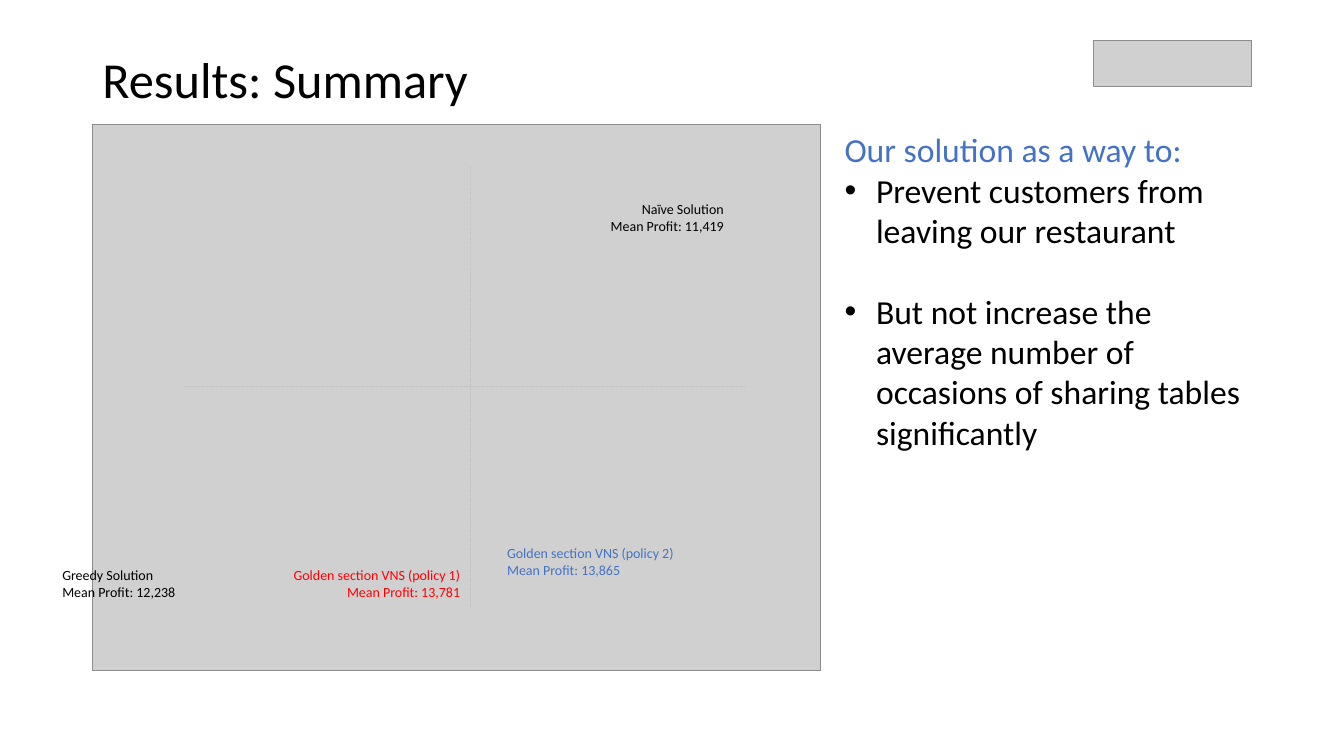
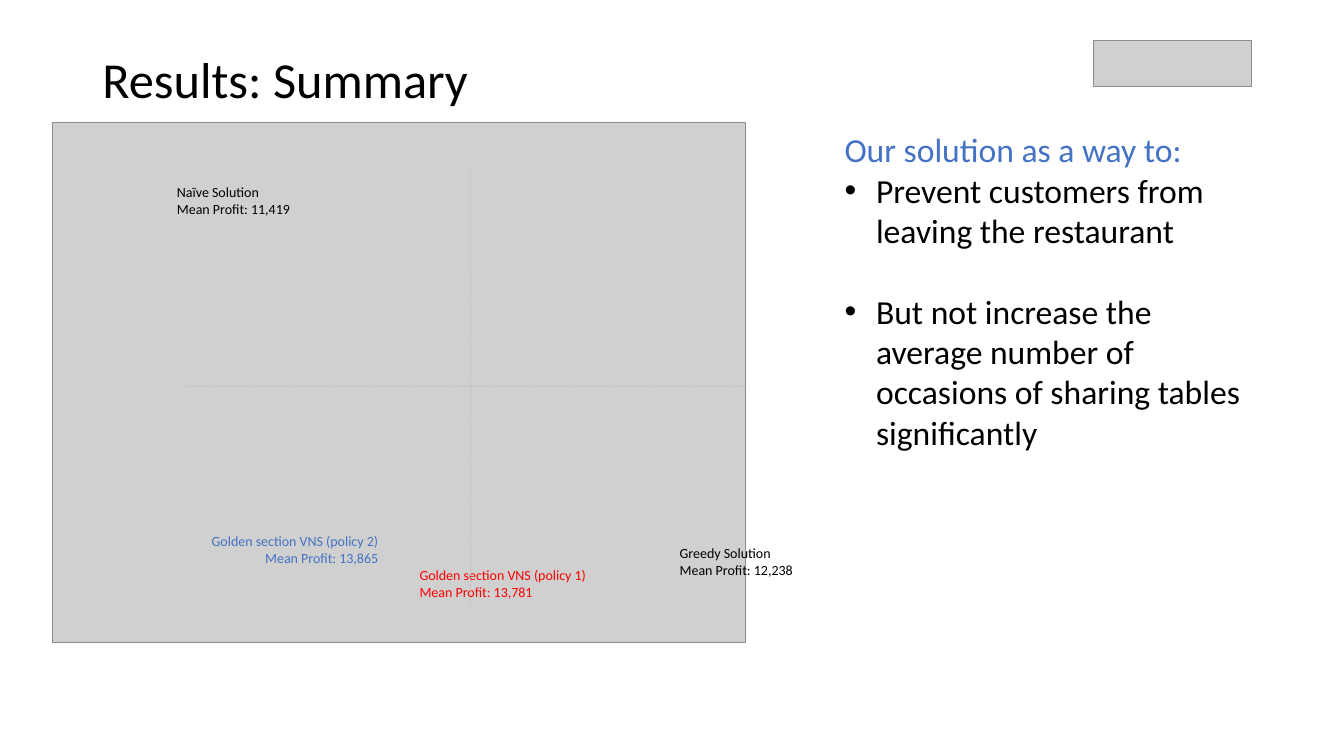
Before and after one commit to parkjan4/OptSim, a slide deck: slide 35 of Presentation.pptx. Drawn at 1344x756 pixels with LibreOffice and Linux fonts; fonts in the diff are those of the drawing; grey boxes stand for pictures. Boxes give left, top, right and bottom in pixels: in the first picture for what was removed or moved away, otherwise in the second. Text is boxed around its words. In the diff, an @@ line names an element or a change of style, - is before the commit and + after.

```diff
--- a/Presentation.pptx
+++ b/Presentation.pptx
@@ picture: place and size @@
-picture at [93, 124, 822, 670]
+picture at [52, 123, 746, 643]
@@ text "Naïve Solution" at [177, 187, 290, 216]: alignment right to left @@
@@ text "Naïve Solution": place and size @@
-text "Naïve Solution" at [611, 204, 724, 233]
+text "Naïve Solution" at [177, 187, 290, 216]
@@ text at [876, 180, 1204, 249]: text changed @@
-• Prevent customers from leaving our restaurant
+• Prevent customers from leaving the restaurant
@@ text "Golden section VNS (policy 2)": place and size @@
-text "Golden section VNS (policy 2)" at [507, 548, 673, 577]
+text "Golden section VNS (policy 2)" at [212, 536, 378, 565]
@@ text "Golden section VNS (policy 2)" at [212, 536, 378, 565]: alignment left to right @@
@@ text "Greedy Solution": place and size @@
-text "Greedy Solution" at [62, 568, 175, 601]
+text "Greedy Solution" at [680, 546, 793, 579]
@@ text "Golden section VNS (policy 1)": place and size @@
-text "Golden section VNS (policy 1)" at [294, 570, 460, 599]
+text "Golden section VNS (policy 1)" at [420, 570, 586, 599]
@@ text "Golden section VNS (policy 1)" at [420, 570, 586, 599]: alignment right to left @@
```
Also in this commit, not shown: 3 other files.
